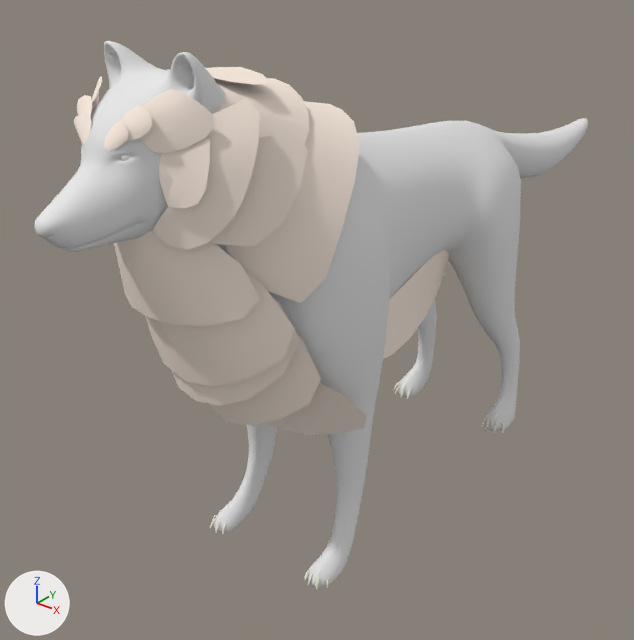
The Blender file RedFortress2/MultiPassRendering/res/model2/separatedAnim/wolf.blend: old version first, new version second.
Both versions are drawn from a camera (50 mm lens) standing at (0.536, -0.806, 0.682) and looking at (-0.065, -0.054, 0.216). The lights are fixed; the arrows at lower left show +X, +Y and +Z. The older version comes first.

In view in the first picture: 'Wolf_obj_body.004'.
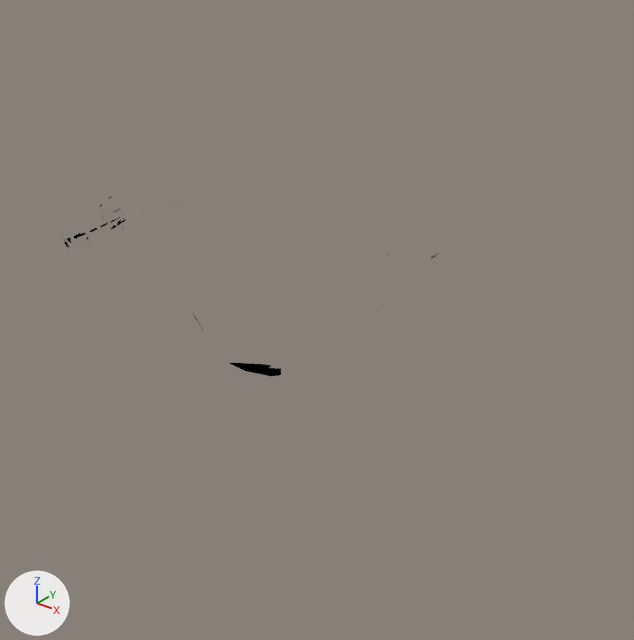
Patch to the scene script:
```diff
--- a/RedFortress2/MultiPassRendering/res/model2/separatedAnim/wolf.blend.py
+++ b/RedFortress2/MultiPassRendering/res/model2/separatedAnim/wolf.blend.py
@@ img_wolf_atlas_png @@
+img_wolf_atlas_png = load_image('wolf_atlas.png', 'wolf_atlas.png', 2048, 2048, 'sRGB')
@@ mat_wolf_unified @@
+mat_wolf_unified = principled_material('Wolf_Unified')
+mat_wolf_unified.texture = img_wolf_atlas_png
+mat_wolf_unified.alpha = 0.0
@@ me_cube_007 @@
 me_cube_007.from_pydata(...)  # 1690 vertices, 1566 faces; spans x -0.122..0.122, y -0.462..0.562, z 0.0..0.578
 # used by ob_wolf_obj_body_004; location = (0.0, 0.0, 0.0)
-me_cube_007.materials.append(mat_wolf_teeth)  # white #ece7d8
+# me_cube_007 part 1: all 952 faces that had it switch from mat_wolf_body (white #e7e7e7) to mat_wolf_unified (picture img_wolf_atlas_png)
+# me_cube_007 part 2: all 80 faces that had it switch from mat_wolf_eyes (white #e7e7e7) to mat_wolf_unified (picture img_wolf_atlas_png)
+# me_cube_007 part 3: all 64 faces that had it switch from mat_wolf_claws (white #ece7d8) to mat_wolf_unified (picture img_wolf_atlas_png)
+# me_cube_007 part 4: all 106 faces that had it switch from mat_wolf_fur (pale yellow #fff0e4) to mat_wolf_unified (picture img_wolf_atlas_png)
```

Changed parts and their boxes [x1, y1, x2, y2] in the pictures (634 x 640 px):
part 1 of me_cube_007, recoloured: [34, 41, 588, 587] in both
part 2 of me_cube_007, recoloured: [82, 146, 130, 161] in both
part 3 of me_cube_007, recoloured: [210, 381, 505, 590] in both
part 4 of me_cube_007, recoloured: [73, 67, 449, 434] in both
